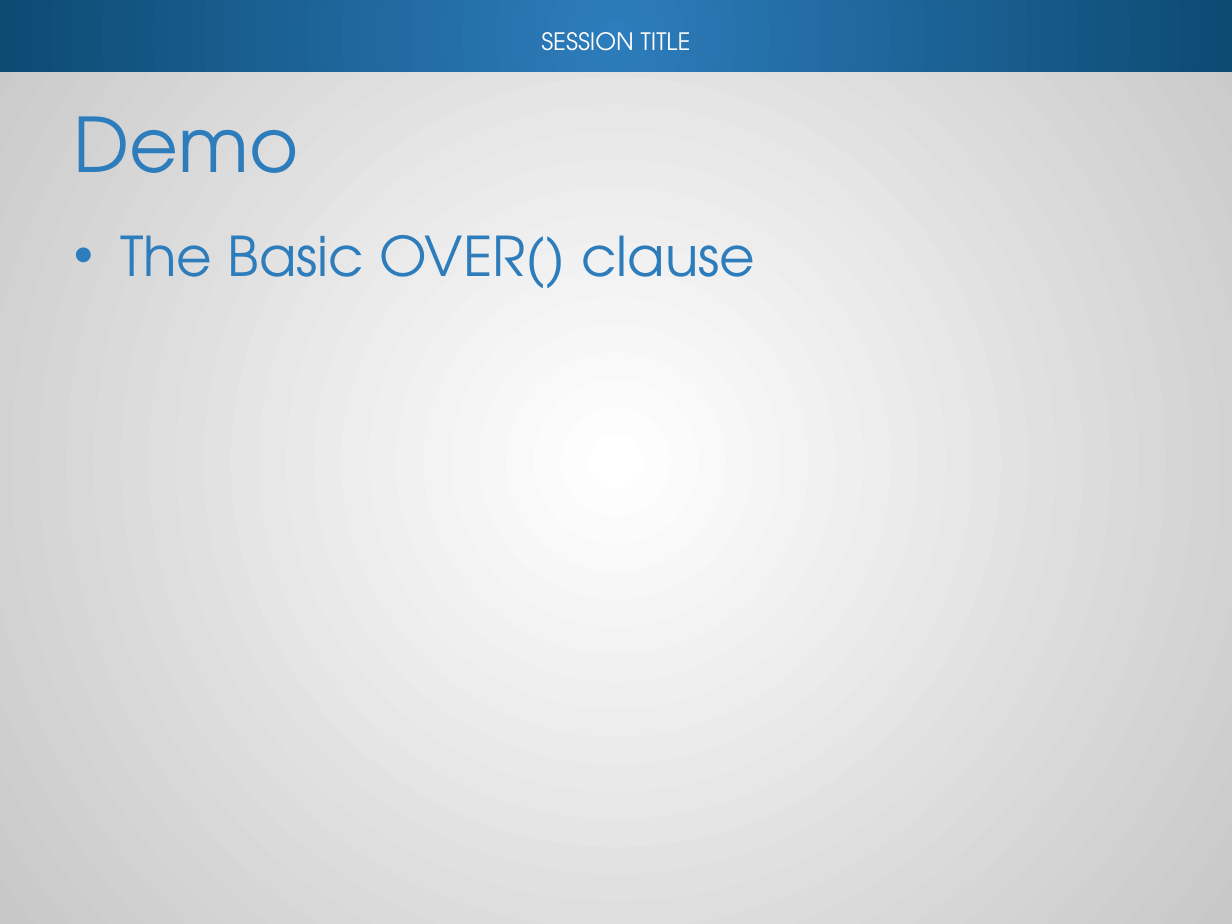
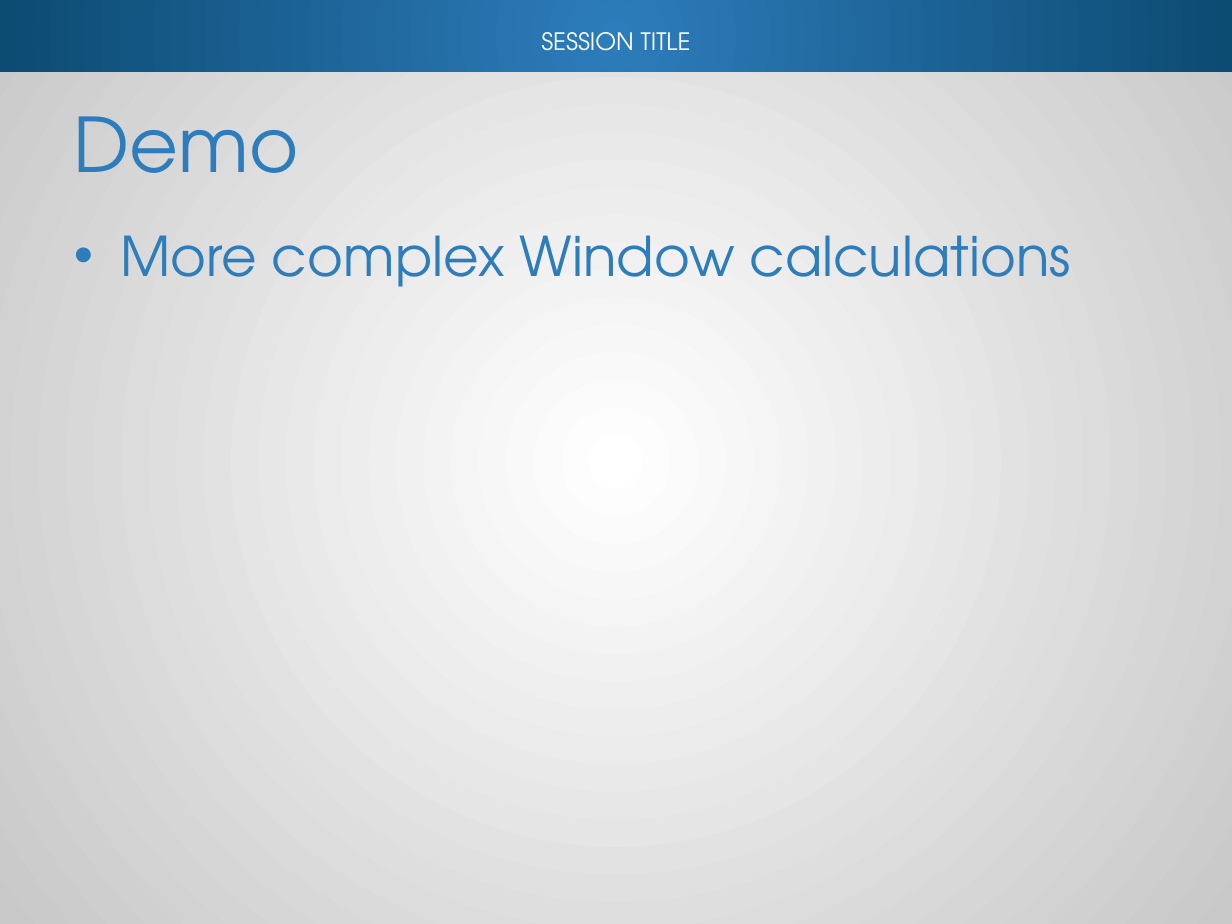
Before and after one commit to reachanu21/T-SQLWindowing, a slide deck: slide 25 of Presentation/TSQL_Windowing.pptx (slide 23 before the commit). Drawn at 1232x924 pixels with LibreOffice and Linux fonts; fonts in the diff are those of the drawing; background and template pictures are left out. Boxes give left, top, right and bottom in pixels: in the first picture for what was removed or moved away, otherwise in the second. Text is boxed around its words. In the diff, an @@ line names an element or a change of style, - is before the commit and + after.

```diff
--- a/Presentation/TSQL_Windowing.pptx
+++ b/Presentation/TSQL_Windowing.pptx
@@ text at [120,235,1071,287]: text changed @@
-• The Basic OVER() clause
+• More complex Window calculations
```
Also in this commit, not shown: 12 other slides changed, 3 slides added, 3 other files.
